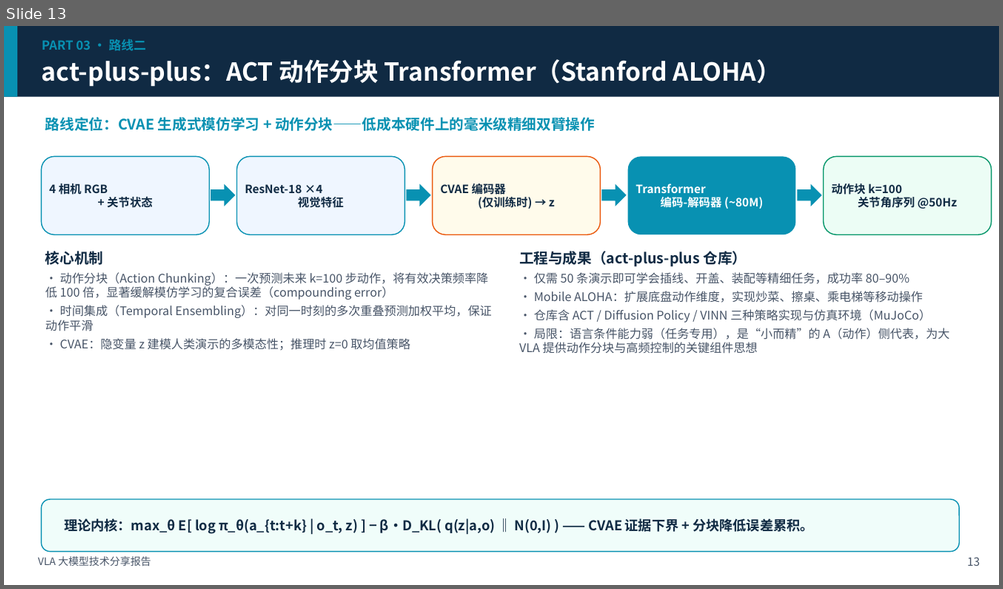
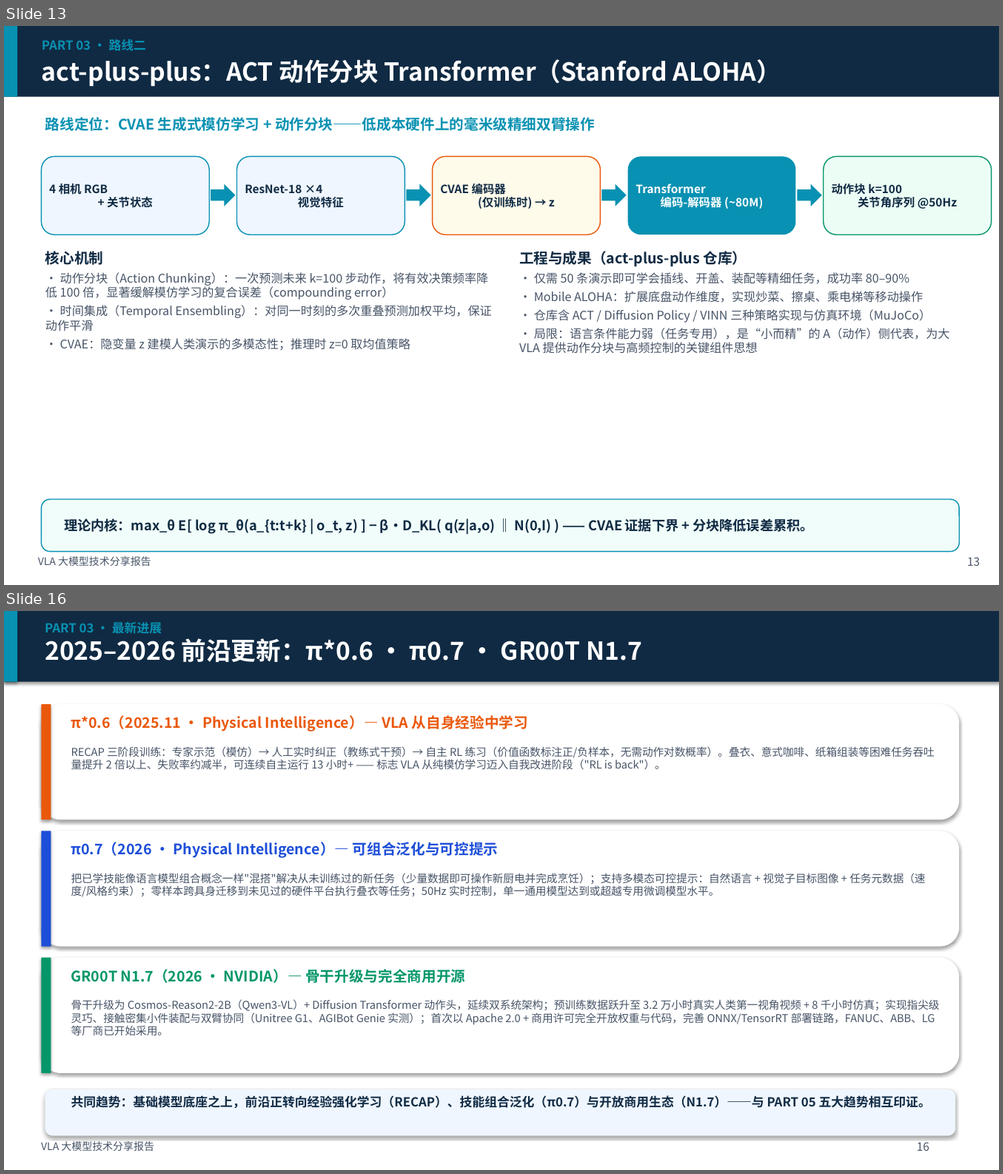
Before and after one commit to liumouyun0413/embodied-intlligence, a slide deck: reports/VLA大模型技术分享报告.pptx. Shown one above the other, each under a label of ours: slide 13 before the commit, slides 13 and 16 after it; the slides between them are not shown. The pictures are 1003x589 and 1003x1174 pixels, drawn with LibreOffice and Linux fonts; fonts in the diff are those of the drawing. Boxes give left, top, right and bottom in pixels: in the first picture for what was removed or moved away, otherwise in the second. Text is boxed around its words. In the diff, an @@ line names an element or a change of style, - is before the commit and + after.

```diff
--- a/reports/VLA大模型技术分享报告.pptx
+++ b/reports/VLA大模型技术分享报告.pptx
@@ slide 16 added at (4,611,999,1170), background #FFFFFF @@
@@ rectangle added at (4,611,999,682), fill #102A43 @@
@@ rectangle added at (4,611,17,682), fill #0891B2 @@
@@ text added at (45,622,642,662), 24 pt, text #FFFFFF, bold @@
+PART 03 · 最新进展
+2025–2026 前沿更新：π*0.6 · π0.7 · GR00T N1.7
@@ rounded rectangle added at (41,704,959,820), fill #FFFFFF @@
@@ rectangle added at (41,704,51,820), fill #EA580C @@
@@ text added at (71,715,528,732), 14 pt, text #EA580C, bold @@
+π*0.6（2025.11 · Physical Intelligence）— VLA 从自身经验中学习
@@ text added at (71,746,934,770), 10.5 pt, text #475467 @@
+RECAP 三阶段训练：专家示范（模仿）→ 人工实时纠正（教练式干预）→ 自主 RL 练习（价值函数标注正/负样本，无需动作对数概率）。叠衣、意式咖啡、纸箱组装等困难任务吞吐量提升 2 倍以上、失败率约减半，可连续自主运行 13 小时+ —— 标志 VLA 从纯模仿学习迈入自我改进阶段（"RL is back"）。
@@ rounded rectangle added at (41,831,959,947), fill #FFFFFF @@
@@ rectangle added at (41,831,51,947), fill #1D4ED8 @@
@@ text added at (71,842,498,858), 14 pt, text #1D4ED8, bold @@
+π0.7（2026 · Physical Intelligence）— 可组合泛化与可控提示
@@ text added at (71,873,925,897), 10.5 pt, text #475467 @@
+把已学技能像语言模型组合概念一样"混搭"解决从未训练过的新任务（少量数据即可操作新厨电并完成烹饪）；支持多模态可控提示：自然语言 + 视觉子目标图像 + 任务元数据（速度/风格约束）；零样本跨具身迁移到未见过的硬件平台执行叠衣等任务；50Hz 实时控制，单一通用模型达到或超越专用微调模型水平。
@@ rounded rectangle added at (41,958,959,1073), fill #FFFFFF @@
@@ rectangle added at (41,958,51,1073), fill #059669 @@
@@ text added at (71,969,465,983), 14 pt, text #059669, bold @@
+GR00T N1.7（2026 · NVIDIA）— 骨干升级与完全商用开源
@@ text added at (71,999,939,1036), 10.5 pt, text #475467 @@
+骨干升级为 Cosmos-Reason2-2B（Qwen3-VL）+ Diffusion Transformer 动作头，延续双系统架构；预训练数据跃升至 3.2 万小时真实人类第一视角视频 + 8 千小时仿真；实现指尖级灵巧、接触密集小件装配与双臂协同（Unitree G1、AGIBot Genie 实测）；首次以 Apache 2.0 + 商用许可完全开放权重与代码，完善 ONNX/TensorRT 部署链路，FANUC、ABB、LG 等厂商已开始采用。
@@ rounded rectangle added at (45,1090,956,1136), fill #EFF6FF @@
@@ text added at (71,1096,930,1108), 12 pt, text #102A43, bold @@
+共同趋势：基础模型底座之上，前沿正转向经验强化学习（RECAP）、技能组合泛化（π0.7）与开放商用生态（N1.7）——与 PART 05 五大趋势相互印证。
@@ text added at (41,1142,154,1151), 10 pt, text #475467 @@
+VLA 大模型技术分享报告
@@ text added at (916,1142,929,1151), 11 pt, text #475467 @@
+16
```
Also in this commit, not shown: 15 slides changed.
